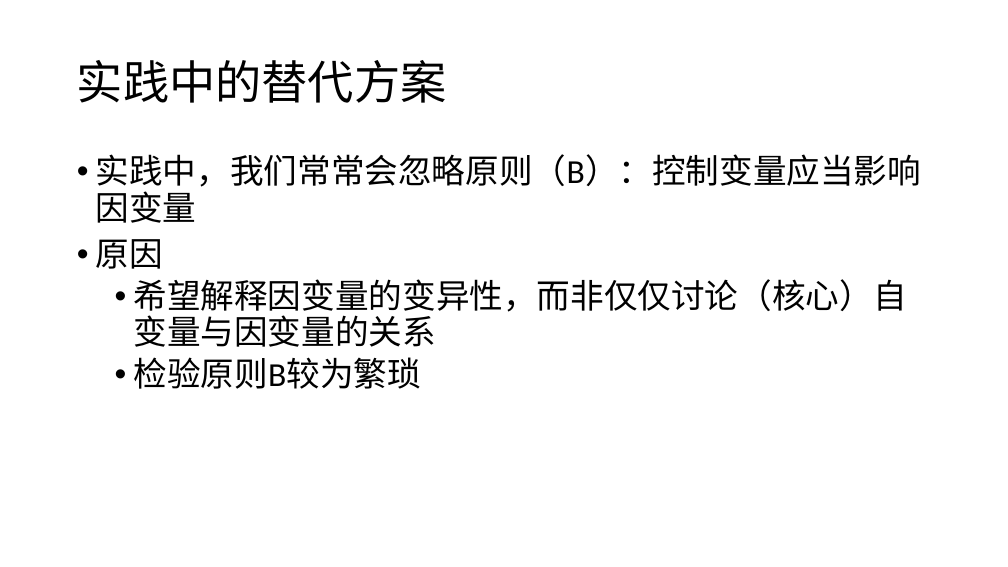
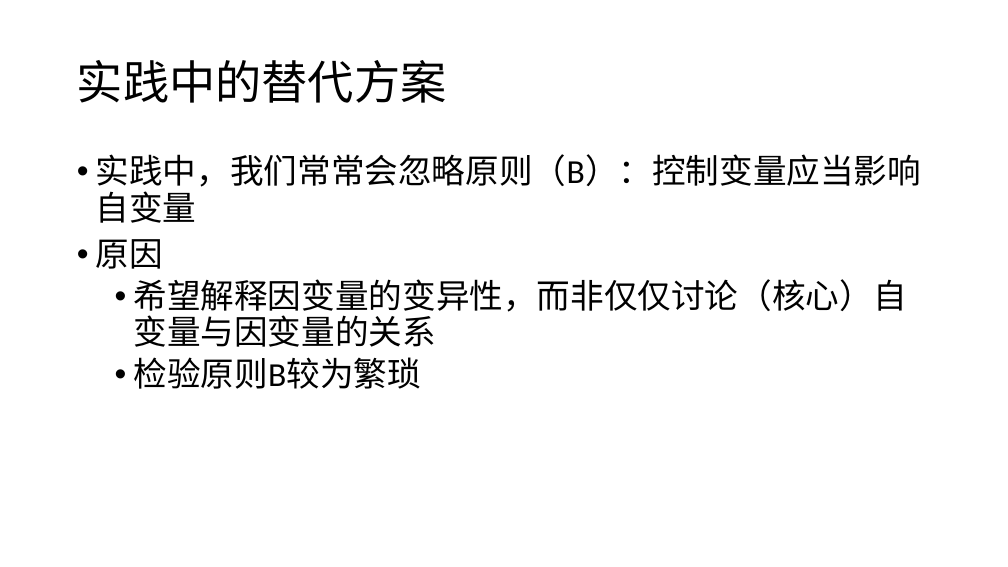
Before and after one commit to wuhsiang/courses, a slide deck: slide 13 of econometricsintro/ch3/lm-modeling.pptx. Drawn at 1008x567 pixels with LibreOffice and Linux fonts; fonts in the diff are those of the drawing. Boxes give left, top, right and bottom in pixels: in the first picture for what was removed or moved away, otherwise in the second. Text is boxed around its words. In the diff, an @@ line names an element or a change of style, - is before the commit and + after.

```diff
--- a/econometricsintro/ch3/lm-modeling.pptx
+++ b/econometricsintro/ch3/lm-modeling.pptx
@@ text at (96, 154, 921, 223): text changed @@
-• 实践中，我们常常会忽略原则（B）：控制变量应当影响因变量
+• 实践中，我们常常会忽略原则（B）：控制变量应当影响自变量
```
Also in this commit, not shown: 1 other file.
